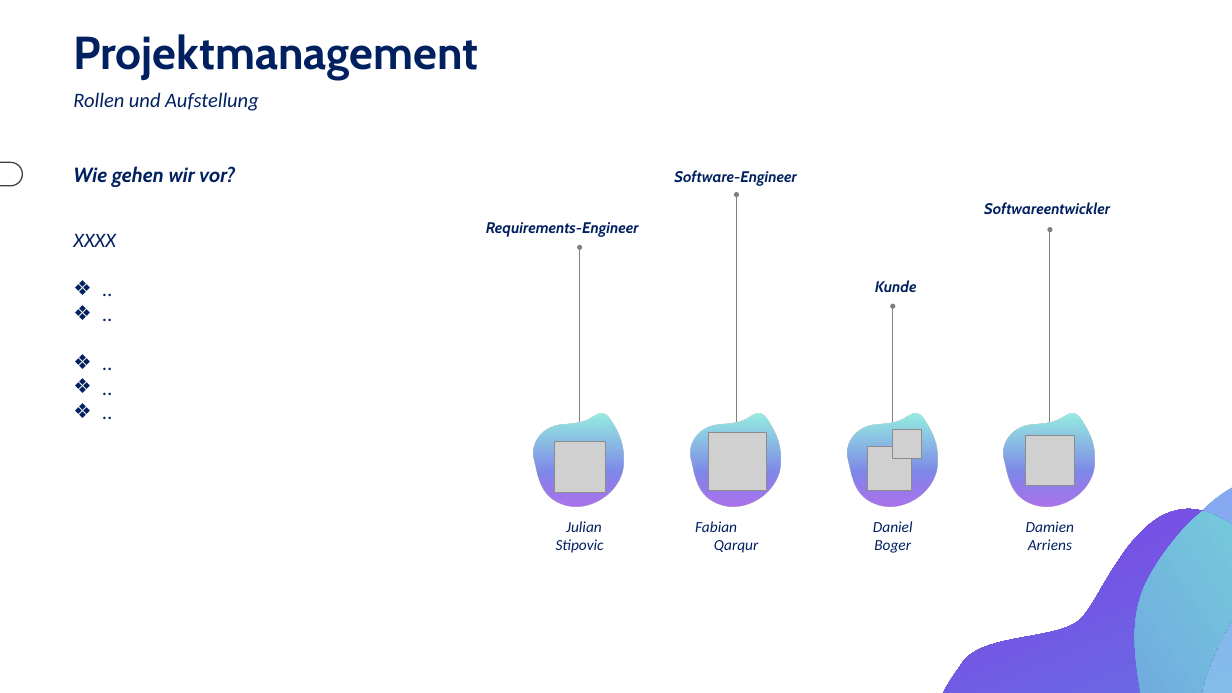
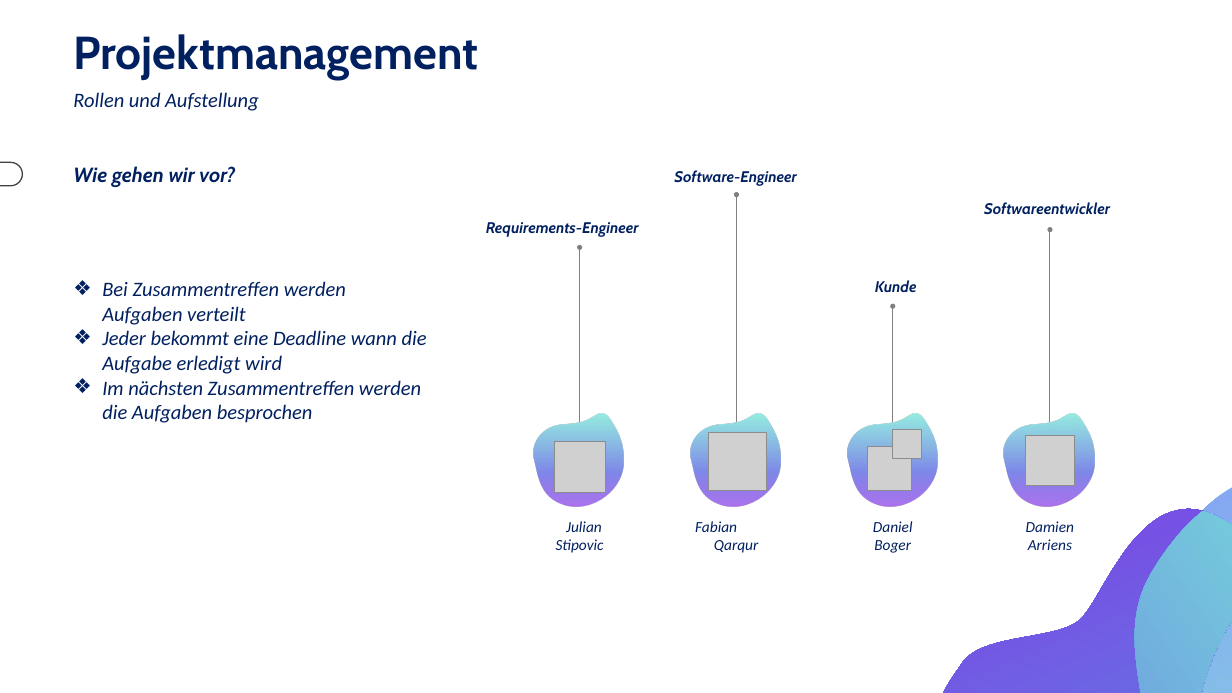
Before and after one commit to DaM1eN02/product-navigator-back-end, a slide deck: slide 5 of Fallstudie/Zwischenpräsentation.pptx. Drawn at 1232x693 pixels with LibreOffice and Linux fonts; fonts in the diff are those of the drawing; grey boxes stand for pictures. Boxes give left, top, right and bottom in pixels: in the first picture for what was removed or moved away, otherwise in the second. Text is boxed around its words. In the diff, an @@ line names an element or a change of style, - is before the commit and + after.

```diff
--- a/Fallstudie/Zwischenpräsentation.pptx
+++ b/Fallstudie/Zwischenpräsentation.pptx
@@ text at <box>102,281,427,423</box>: text changed @@
-XXXX
-❖ ..
-❖ ..
-❖ ..
-❖ ..
-❖ ..
+❖ Bei Zusammentreffen werden Aufgaben verteilt
+❖ Jeder bekommt eine Deadline wann die Aufgabe erledigt wird
+❖ Im nächsten Zusammentreffen werden die Aufgaben besprochen
```
Also in this commit, not shown: 3 other slides changed, 6 slides added.
